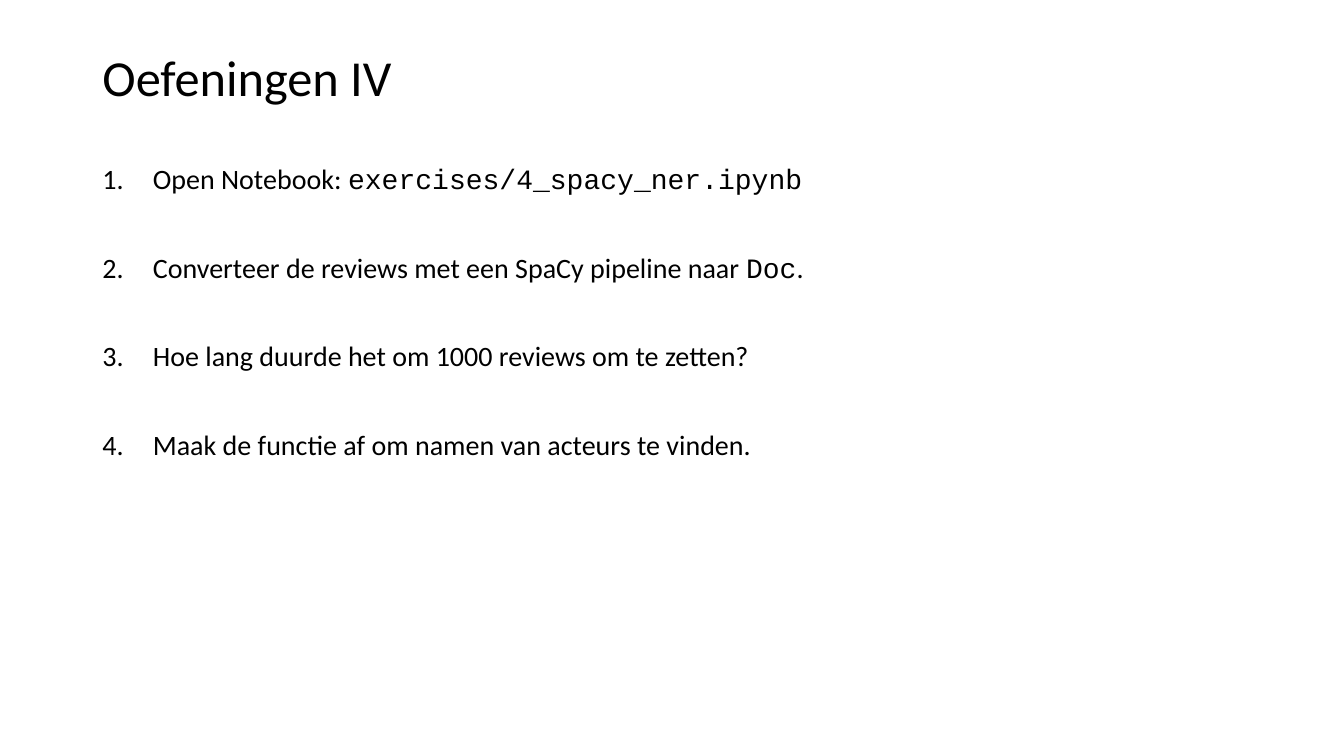
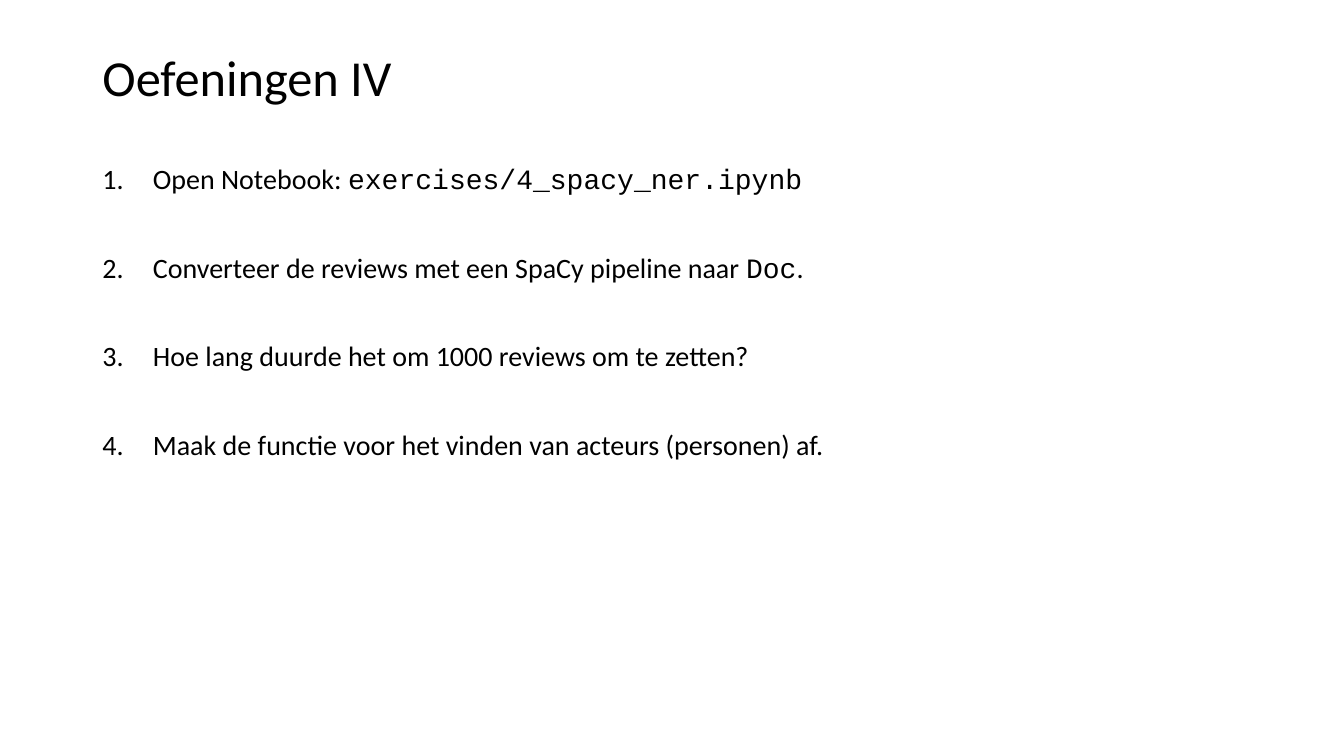
Before and after one commit to LFKoning/knowledge-sharing, a slide deck: slide 33 of python_trainees/5_nlp/python_traineeship_5.pptx. Drawn at 1344x756 pixels with LibreOffice and Linux fonts; fonts in the diff are those of the drawing. Boxes give left, top, right and bottom in pixels: in the first picture for what was removed or moved away, otherwise in the second. Text is boxed around its words. In the diff, an @@ line names an element or a change of style, - is before the commit and + after.

```diff
--- a/python_trainees/5_nlp/python_traineeship_5.pptx
+++ b/python_trainees/5_nlp/python_traineeship_5.pptx
@@ text at bbox=[153, 434, 823, 460]: text changed @@
-4. Maak de functie af om namen van acteurs te vinden.
+4. Maak de functie voor het vinden van acteurs (personen) af.
```
Also in this commit, not shown: 10 other slides changed, 1 slide added, 2 slides removed, 4 other files.
